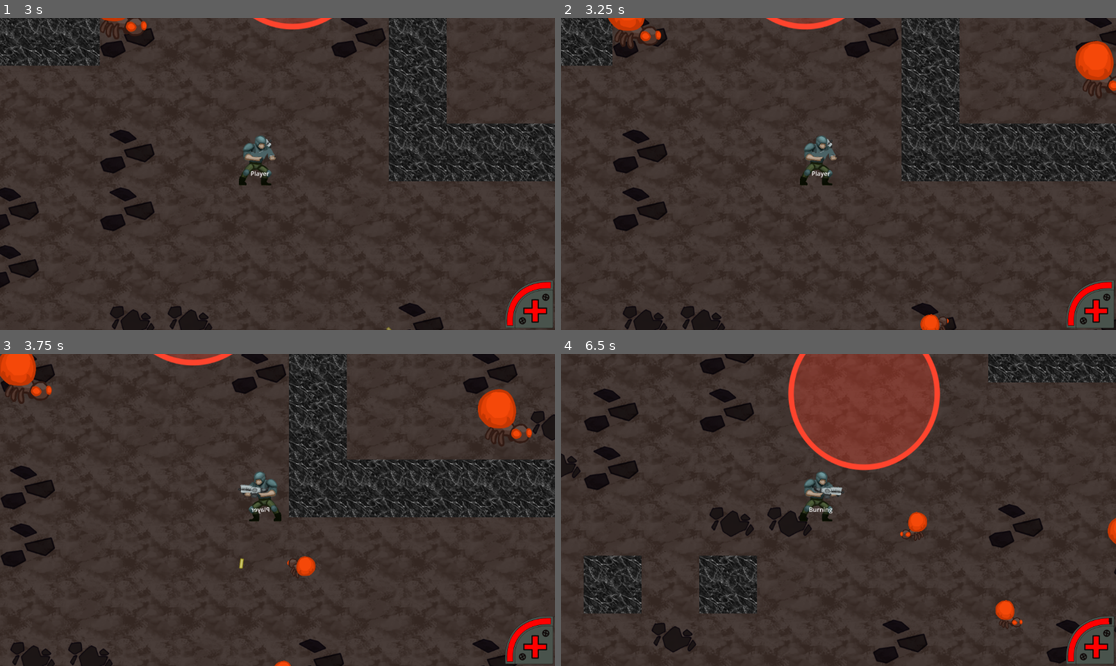
Above: before the commit, frames 1-4 (two rows, left to right).
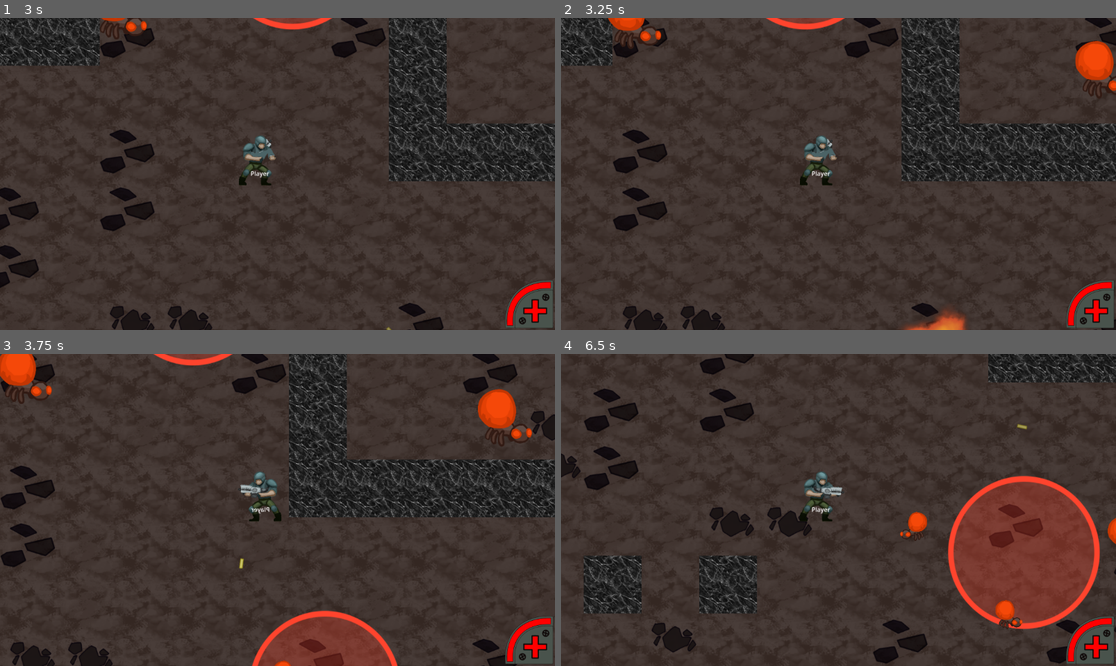
Above: after the commit, the same moments.

Repository: nuzcraft/gdfg-team-4
Game: Godot game, scene res://scenes/title.tscn
The game is run twice, just before and just after one commit, with the same random seed, the same clock (stepped at 60 frames per second) and the same inputs.
Inputs (mouse positions are in pixels of both pictures, inside the frame that each line leads up to):
- Up to frame 1 (3 s): click "Play" at 0.5 s; tap Enter at 1.25 s; move the mouse to (399, 158) at 1.27 s; hold D (right) 1.28-2 s; hold Space (primaryAction) 1.28-2 s; click (399, 158) at 1.42 s; drag from (166, 189) to (432, 283) at 2.02 s; move the mouse to (333, 105) at 2.77 s; hold D (right) from 2.78 s (still down); tap Alt at 2.85 s
- Up to frame 2 (3.25 s): keep holding D (right)
- Up to frame 3 (3.75 s): release D (right) at 3.5 s; drag from (249, 572) to (27, 366) at 3.52 s
- Up to frame 4 (6.5 s): move the mouse to (1005, 556) at 4.27 s; hold A (left) 4.28-5 s; hold Space (primaryAction) 4.28-5 s; drag from (672, 463) to (932, 513) at 5.02 s; move the mouse to (866, 510) at 5.77 s; hold S (down) from 5.78 s (still down); tap Alt at 5.85 s; click (866, 510) at 5.92 s

Frame 1 is identical in both runs. In frame 2, 0.5% of the frame differs, in the area x 61-74%, y 93-100%; in frame 3, 3.6%; in frame 4, 19%, in the area x 40-100%, y 0-89%.

Commit message:
added health scaling

Diff:
--- a/scenes/enemies/lava_ant.gd
+++ b/scenes/enemies/lava_ant.gd
@@ -35,6 +35,12 @@
 	scale = Vector2(scaling, scaling)
 	idle_speed += ((1 - scaling) * 2) * idle_speed
 	pursuit_speed += ((1 - scaling) * 1.5) * pursuit_speed
+	if scaling > 0.75:
+		health = 30
+	elif scaling > 0.5:
+		health = 20
+	else:
+		health = 10
 	switch_state(IDLE)
 
 func hit(damage):
